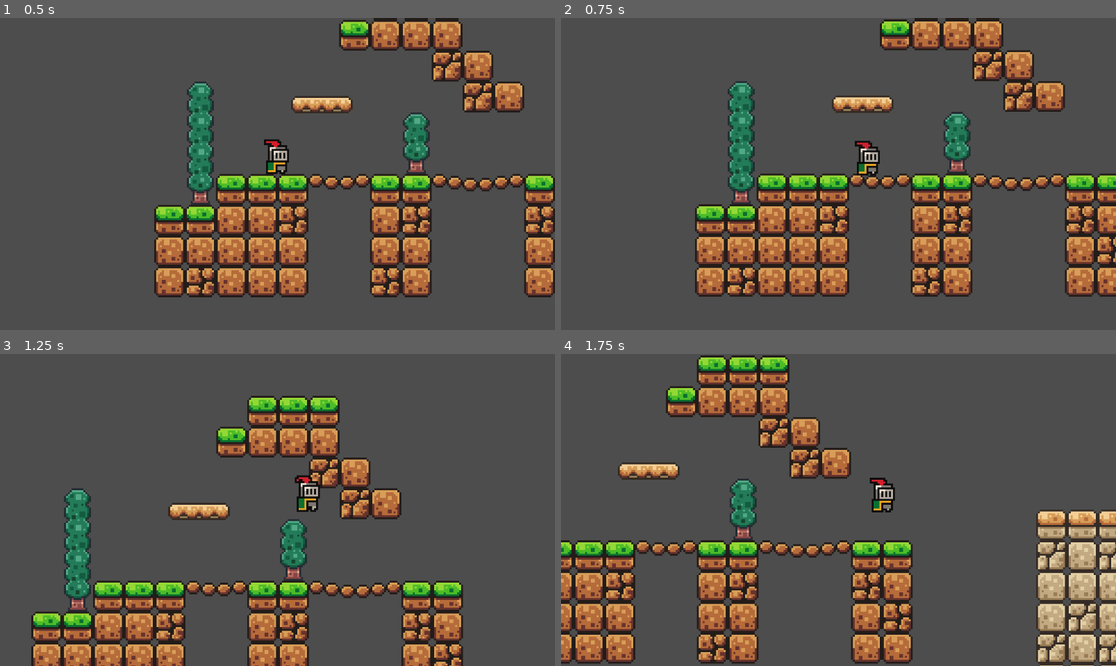
Above: before the commit, frames 1-4 (two rows, left to right).
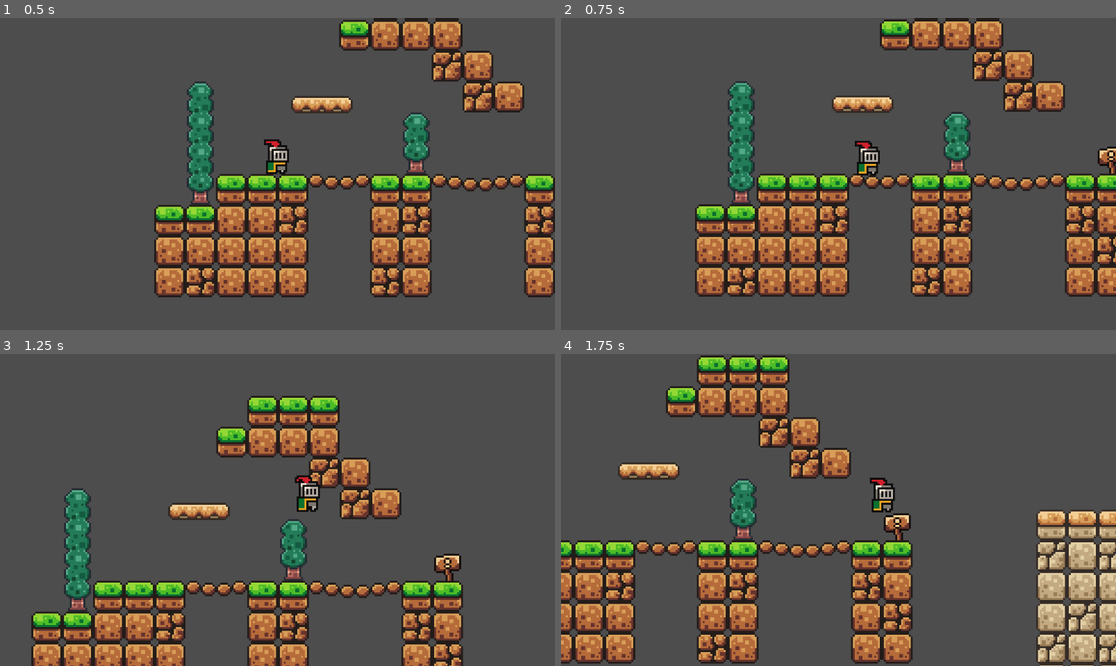
Above: after the commit, the same moments.

Repository: kenwillg/godot-tutorial
Game: Godot game, scene res://scenes/game.tscn
Two runs of this game, one before a commit and one after it. Both use one fixed random seed, a clock stepped at 60 frames per second and the inputs below.
Inputs:
- Up to frame 1 (0.5 s): no input
- Up to frame 2 (0.75 s): hold D (right) from 0.53 s (still down)
- Up to frame 3 (1.25 s): keep holding D (right); tap W (jump) at 0.77 s
- Up to frame 4 (1.75 s): keep holding D (right); tap W (jump) at 1.52 s

Frame 1 is identical in both runs. In frame 2, 0.2% of the frame differs, in the area x 96-100%, y 41-50%; in frame 3, 0.3%, in the area x 78-84%, y 63-73%; in frame 4, 0.3%.

Commit message:
worldbuilding done

Diff:
--- a/scenes/game.tscn
+++ b/scenes/game.tscn
@@ -297,6 +297,22 @@
 [sub_resource type="TileSet" id="TileSet_u5sy4"]
 sources/1 = SubResource("TileSetAtlasSource_p57ef")
 
+[sub_resource type="Animation" id="Animation_iywne"]
+length = 1.5
+loop_mode = 2
+tracks/0/type = "value"
+tracks/0/imported = false
+tracks/0/enabled = true
+tracks/0/path = NodePath(".:position")
+tracks/0/interp = 1
+tracks/0/loop_wrap = true
+tracks/0/keys = {
+"times": PackedFloat32Array(0, 1.5),
+"transitions": PackedFloat32Array(1, 1),
+"update": 0,
+"values": [Vector2(401, 80), Vector2(480, 80)]
+}
+
 [sub_resource type="Animation" id="Animation_lbhrr"]
 resource_name = "move"
 loop_mode = 2
@@ -313,22 +329,6 @@
 "values": [Vector2(401, 80), Vector2(480, 80)]
 }
 
-[sub_resource type="Animation" id="Animation_iywne"]
-length = 1.5
-loop_mode = 2
-tracks/0/type = "value"
-tracks/0/imported = false
-tracks/0/enabled = true
-tracks/0/path = NodePath(".:position")
-tracks/0/interp = 1
-tracks/0/loop_wrap = true
-tracks/0/keys = {
-"times": PackedFloat32Array(0, 1.5),
-"transitions": PackedFloat32Array(1, 1),
-"update": 0,
-"values": [Vector2(401, 80), Vector2(480, 80)]
-}
-
 [sub_resource type="AnimationLibrary" id="AnimationLibrary_p57ef"]
 _data = {
 &"RESET": SubResource("Animation_iywne"),
@@ -342,7 +342,7 @@
 tile_set = SubResource("TileSet_iywne")
 
 [node name="background" type="TileMapLayer" parent="."]
-tile_map_data = PackedByteArray("AAD9/wAAAQAGAAUAAAD9////AQAGAAQAAAD9//7/AQAGAAQAAAD9//3/AQAGAAMAAAAEAP//AQAGAAUAAAAEAP7/AQAGAAMAAAA=")
+tile_map_data = PackedByteArray("AAD9/wAAAQAGAAUAAAD9////AQAGAAQAAAD9//7/AQAGAAQAAAD9//3/AQAGAAMAAAAEAP//AQAGAAUAAAAEAP7/AQAGAAMAAAAJAP//AQAIAAMAAAAXAAIAAQAIAAMAAAAlAAMAAQAIAAQAAAA=")
 tile_set = SubResource("TileSet_u5sy4")
 
 [node name="Player" parent="." instance=ExtResource("1_uwrxv")]
